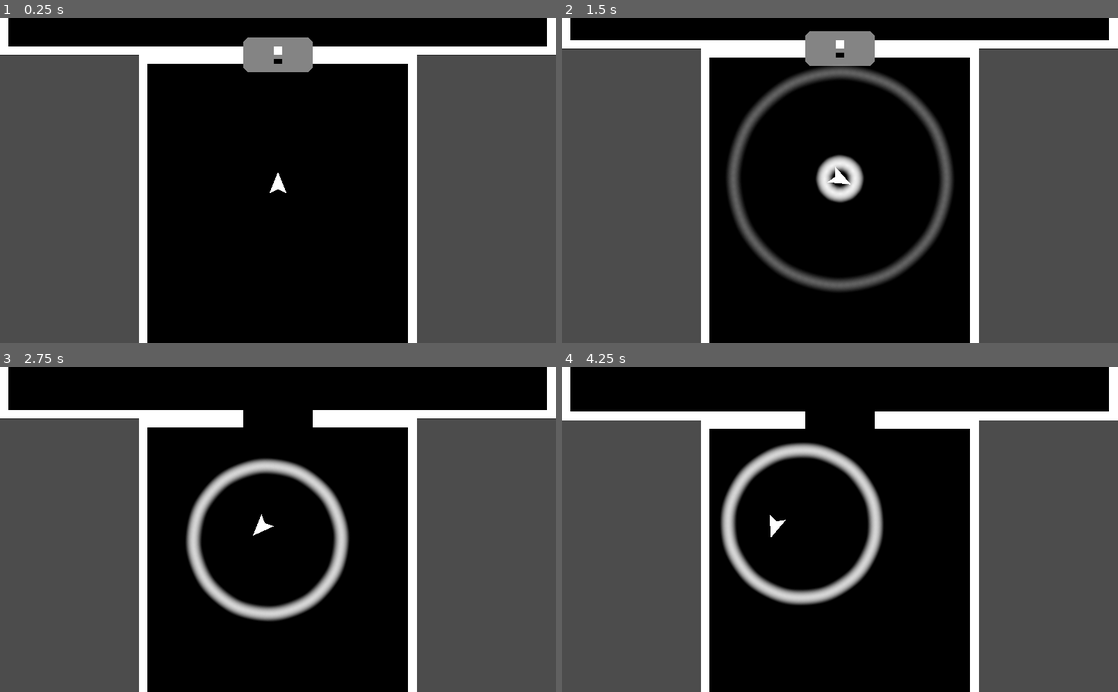
Above: before the commit, frames 1-4 (two rows, left to right).
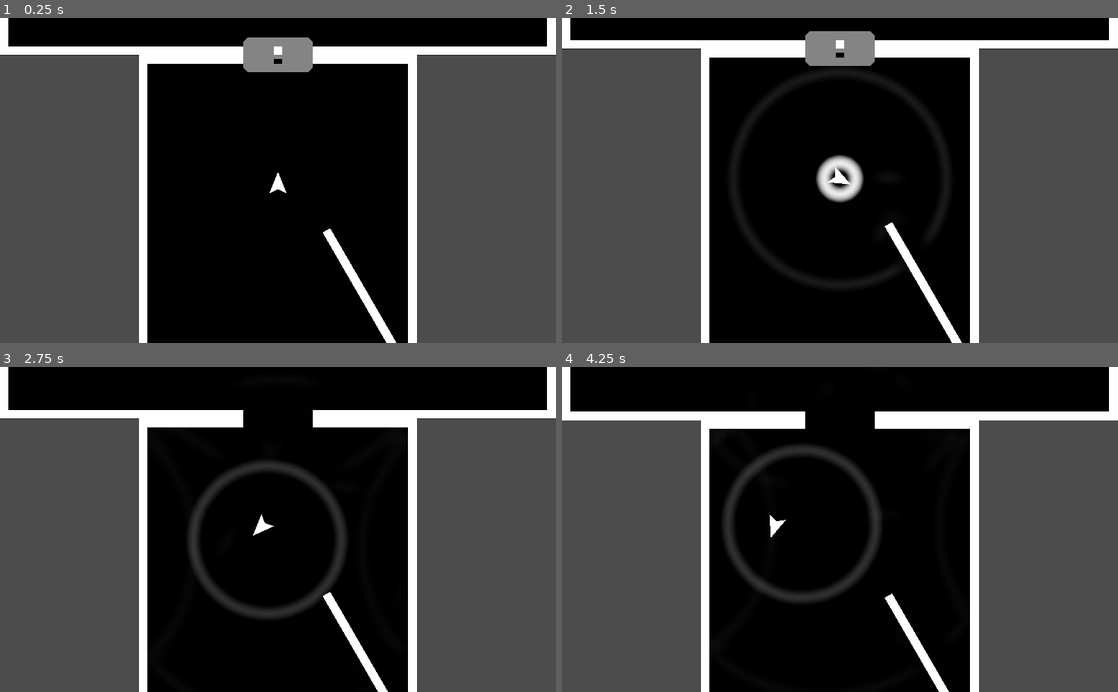
Above: after the commit, the same moments.

Repository: kwikrick/Ping
Game: Godot game, scene res://Main.tscn
Same seed, same stepped clock (60 frames per second), same inputs: the game is played once before the commit and once after it.
Inputs:
- Up to frame 1 (0.25 s): no input
- Up to frame 2 (1.5 s): tap Enter at 0.5 s; hold Right (steer_right) 0.53-1.28 s; tap Space (ping) at 0.6, 1.35 s; hold S (move_back) from 1.28 s (still down)
- Up to frame 3 (2.75 s): release S (move_back) at 2.03 s; hold Right (steer_right) from 2.03 s (still down); tap Space (ping) at 2.1 s
- Up to frame 4 (4.25 s): release Right (steer_right) at 2.78 s; hold W (move_forward) 2.78-3.53 s; tap Space (ping) at 2.85, 3.6 s; hold A (steer_left) from 3.53 s (still down)

The runs differ from the first frame. In frame 1, 0.6% of the frame differs, in the area x 58-72%, y 64-100%; in frame 2, 5.0%, in the area x 29-72%, y 14-100%; in frame 3, 4.5%; in frame 4, 4.4%.

Commit message:
added reflections

Diff:
--- a/Door.gd
+++ b/Door.gd
@@ -36,14 +36,18 @@
 	if locks.size()>=1:
 		locks[0].activate()
 
-func _on_Area2D_area_entered(area):
-	if not area is Wavelet:
+
+func _on_Area2D_body_entered(body):
+	if not body is Wavelet:
 		return
+
+	var wave=body
+	wave.queue_free()
 
 	if open:
 		return
 
-	var key = area.note.key;
+	var key = wave.note.key;
 	if key in ignore_note_timer:
 		return
 
@@ -54,7 +58,7 @@
 	timer.one_shot=true
 	timer.start(0.5)
 
-	var note = area.note
+	var note = wave.note
 	var n = locks.size()
 	for i in range(n):
 		var lock=locks[i]
--- a/Door.tscn
+++ b/Door.tscn
@@ -30,7 +30,7 @@
 
 [node name="CollisionPolygon2D" type="CollisionPolygon2D" parent="Body/Area2D"]
 position = Vector2( -64, -32 )
-polygon = PoolVector2Array( 8, 0, 120, 0, 128, 8, 128, 56, 120, 64, 8, 64, 0, 56, 0, 8 )
+polygon = PoolVector2Array( 8, -4, 120, -4, 132, 8, 132, 56, 120, 68, 8, 68, -4, 56, -4, 8 )
 
 [node name="OpenTimer" type="Timer" parent="."]
 wait_time = 0.5
@@ -41,5 +41,6 @@
 one_shot = true
 
 [connection signal="area_entered" from="Body/Area2D" to="." method="_on_Area2D_area_entered"]
+[connection signal="body_entered" from="Body/Area2D" to="." method="_on_Area2D_body_entered"]
 [connection signal="timeout" from="OpenTimer" to="." method="_on_OpenTimer_timeout"]
 [connection signal="timeout" from="LockTimer" to="." method="_on_LockTimer_timeout"]
--- a/FixedTransponder.gd
+++ b/FixedTransponder.gd
@@ -52,10 +52,13 @@
 	$AudioStreamPlayer.play()
 
 
-func _on_Area2D_area_entered(area):
-	if area is Wavelet and area.source!=self:
-		if area.note.key == receive_key:
-			ping()
+func _on_Area2D_body_entered(body):
+	if body is Wavelet:
+		var wave=body
+		if wave.source!=self:
+			#wave.queue_free()
+			if wave.note.key == receive_key:
+				ping()
 
 func _on_Timer_timeout():
 	ready=true
--- a/FixedTransponder.tscn
+++ b/FixedTransponder.tscn
@@ -27,8 +27,7 @@
 [node name="Area2D" type="Area2D" parent="."]
 
 [node name="CollisionPolygon2D2" type="CollisionPolygon2D" parent="Area2D"]
-visible = false
-polygon = PoolVector2Array( -8, -16, 0, -16, 8, -16, 16, -8, 16, 0, 16, 8, 8, 16, 0, 16, -8, 16, -16, 8, -16, -8 )
+polygon = PoolVector2Array( -8, -20, 8, -20, 20, -8, 20, 8, 8, 20, -8, 20, -20, 8, -20, -8 )
 
 [node name="AudioStreamPlayer" type="AudioStreamPlayer" parent="."]
 stream = ExtResource( 2 )
@@ -40,5 +39,5 @@
 [node name="Polygon2D" type="Polygon2D" parent="."]
 polygon = PoolVector2Array( 16, -6, 48, -6, 48, 6, 48, 6, 16, 6 )
 
-[connection signal="area_entered" from="Area2D" to="." method="_on_Area2D_area_entered"]
+[connection signal="body_entered" from="Area2D" to="." method="_on_Area2D_body_entered"]
 [connection signal="timeout" from="Timer" to="." method="_on_Timer_timeout"]
--- a/FreeTransponder.tscn
+++ b/FreeTransponder.tscn
@@ -4,6 +4,8 @@
 [ext_resource path="res://assets/38700__elanhickler__archi-sonar-01.wav" type="AudioStream" id=2]
 
 [node name="FreeTransponder" type="RigidBody2D"]
+collision_layer = 4
+collision_mask = 5
 linear_damp = 1.0
 script = ExtResource( 1 )
 
@@ -28,8 +30,7 @@
 [node name="Area2D" type="Area2D" parent="."]
 
 [node name="CollisionPolygon2D2" type="CollisionPolygon2D" parent="Area2D"]
-visible = false
-polygon = PoolVector2Array( -8, -16, 0, -16, 8, -16, 16, -8, 16, 0, 16, 8, 8, 16, 0, 16, -8, 16, -16, 8, -16, -8 )
+polygon = PoolVector2Array( -8, -20, 8, -20, 20, -8, 20, -8, 20, 8, 20, 8, 8, 20, 0, 20, -8, 20, -20, 8, -20, -8 )
 
 [node name="AudioStreamPlayer" type="AudioStreamPlayer" parent="."]
 stream = ExtResource( 2 )
@@ -39,4 +40,5 @@
 one_shot = true
 
 [connection signal="area_entered" from="Area2D" to="." method="_on_Area2D_area_entered"]
+[connection signal="body_entered" from="Area2D" to="." method="_on_Area2D_body_entered"]
 [connection signal="timeout" from="Timer" to="." method="_on_Timer_timeout"]
--- a/Main.tscn
+++ b/Main.tscn
@@ -19,9 +19,6 @@
 [node name="Main" type="Node2D"]
 
 [node name="Room0" type="Node2D" parent="."]
-__meta__ = {
-"_edit_group_": true
-}
 
 [node name="Background" type="Polygon2D" parent="Room0"]
 position = Vector2( 0, 568 )
@@ -40,6 +37,7 @@
 
 [node name="Wall11" type="StaticBody2D" parent="Room0"]
 position = Vector2( 0, 592 )
+collision_layer = 4
 physics_material_override = SubResource( 2 )
 __meta__ = {
 "_edit_group_": true
@@ -54,11 +52,28 @@
 [node name="Wall13" type="StaticBody2D" parent="Room0"]
 position = Vector2( 256, 1144 )
 physics_material_override = SubResource( 2 )
+__meta__ = {
+"_edit_group_": true
+}
 
 [node name="Polygon2D" type="Polygon2D" parent="Room0/Wall13"]
 polygon = PoolVector2Array( 0, 0, 512, 0, 512, 16, 0, 16 )
 
 [node name="CollisionPolygon2D" type="CollisionPolygon2D" parent="Room0/Wall13"]
+polygon = PoolVector2Array( 0, 0, 512, 0, 512, 16, 0, 16 )
+
+[node name="Wall14" type="StaticBody2D" parent="Room0"]
+position = Vector2( 608, 912 )
+rotation = 1.0472
+physics_material_override = SubResource( 2 )
+__meta__ = {
+"_edit_group_": true
+}
+
+[node name="Polygon2D" type="Polygon2D" parent="Room0/Wall14"]
+polygon = PoolVector2Array( 0, 0, 512, 0, 512, 16, 0, 16 )
+
+[node name="CollisionPolygon2D" type="CollisionPolygon2D" parent="Room0/Wall14"]
 polygon = PoolVector2Array( 0, 0, 512, 0, 512, 16, 0, 16 )
 
 [node name="Wall12" type="StaticBody2D" parent="Room0"]
--- a/Player.gd
+++ b/Player.gd
@@ -52,7 +52,7 @@
 	set_applied_force(Vector2(0,0))
 	set_applied_torque(0)
 
-	add_force(Vector2(0,0),impulse*delta)
+	add_force(Vector2(0,0),impulse)
 	impulse=Vector2(0,0)
 
 	# get and compute some directions and velocities
@@ -101,7 +101,11 @@
 	add_force(Vector2(0,0),right_friction_force)
 	add_torque(angular_friction_torque)
 
-func _on_Area2D_area_entered(area):
-	if area is Wavelet and area.source!=self:
-		var angle = area.get_global_rotation()
-		impulse += Vector2(area.impulse,0).rotated(angle)
+
+func _on_Area2D_body_entered(body):
+	if body is Wavelet:
+		var wave=body
+		if wave.source!=self:
+			var angle = wave.get_global_rotation()
+			impulse += Vector2(wave.impulse*wave.energy,0).rotated(angle)
+			wave.queue_free()
--- a/Player.tscn
+++ b/Player.tscn
@@ -4,6 +4,8 @@
 [ext_resource path="res://assets/38700__elanhickler__archi-sonar-01.wav" type="AudioStream" id=2]
 
 [node name="Player" type="RigidBody2D"]
+collision_layer = 4
+collision_mask = 5
 script = ExtResource( 1 )
 
 [node name="CollisionPolygon2D" type="CollisionPolygon2D" parent="."]
@@ -20,4 +22,4 @@
 [node name="CollisionPolygon2D" type="CollisionPolygon2D" parent="Area2D"]
 polygon = PoolVector2Array( -16, 16, 0, -24, 16, 16, 0, 8 )
 
-[connection signal="area_entered" from="Area2D" to="." method="_on_Area2D_area_entered"]
+[connection signal="body_entered" from="Area2D" to="." method="_on_Area2D_body_entered"]
--- a/Transponder.gd
+++ b/Transponder.gd
@@ -57,15 +57,27 @@
 	set_applied_force(Vector2(0,0))
 	set_applied_torque(0)
 
-	add_force(Vector2(0,0),impulse*delta)
+	add_force(Vector2(0,0),impulse)
 	impulse=Vector2(0,0)
 
-func _on_Area2D_area_entered(area):
-	if area is Wavelet and area.source!=self:
-		var angle = area.get_global_rotation()
-		impulse += Vector2(area.impulse,0).rotated(angle)
-		if area.note.key == receive_key:
-			ping()
+#func _on_Area2D_area_entered(area):
+#	if area is Wavelet and area.source!=self:
+#		var angle = area.get_global_rotation()
+#		impulse += Vector2(area.impulse,0).rotated(angle)
+#		if area.note.key == receive_key:
+#			ping()
 
 func _on_Timer_timeout():
 	ready=true
+
+
+
+func _on_Area2D_body_entered(body):
+	if body is Wavelet:
+		var wave=body
+		if body.source!=self:
+			var angle = wave.get_global_rotation()
+			impulse += Vector2(wave.impulse*wave.energy,0).rotated(angle)
+			wave.queue_free()
+			if wave.note.key == receive_key:
+				ping()
--- a/Wavelet.gd
+++ b/Wavelet.gd
@@ -1,4 +1,4 @@
-extends Area2D
+extends KinematicBody2D
 class_name Wavelet
 
 const Note = preload("Note.gd")
@@ -12,8 +12,9 @@
 var a1=-PI/10
 var a2=PI/10
 var source = null
-var impulse = 100000
+var impulse = 10000
 var age = 0.0
+var energy=1.0
 
 
 func _ready():
@@ -28,8 +29,11 @@
 		split()
 
 	age+=delta
+	#if age > max_age:
+	#	queue_free()
 
-	if age > max_age:
+	energy=energy*pow(0.25,delta)
+	if energy < 0.01:
 		queue_free()
 
 	#var angle = get_global_rotation();
@@ -38,11 +42,33 @@
 	p1+=Vector2(speed,0).rotated(a1);
 	p2+=Vector2(speed,0).rotated(a2);
 
-	var p = (p1+p2)/2
-	var a = a1+(fmod(a2-a1,PI)/2)
-	set_global_transform(Transform2D(a,p))
+	var newpos = (p1+p2)/2
+	var newangle = a1+(fmod(a2-a1,PI)/2)
 
-	var alpha = 1.0-(age/max_age)
+	set_global_rotation(newangle);
+	var oldpos = get_global_position()
+	var collision = move_and_collide(newpos-oldpos)
+
+	if collision !=null and collision.collider != source:
+		oldpos = newpos
+		newpos = get_global_position()
+		var oldangle = newangle
+		var colangle = collision.normal.angle()
+		newangle = colangle+(colangle-oldangle)*2
+		#newangle = oldangle+PI
+		#newangle = colangle
+		set_global_rotation(newangle);
+		p1 = newpos + (p1-oldpos).rotated(newangle-oldangle)
+		p2 = newpos + (p2-oldpos).rotated(newangle-oldangle)
+		a1 = a1+(newangle-oldangle)
+		a2 = a2+(newangle-oldangle)
+		source=collision.collider
+		# move a bit further
+
+
+
+	#var alpha = 1.0-(age/max_age)
+	var alpha = energy
 	var color=note.color()
 	self.modulate=Color(color.r,color.g,color.b,alpha)
 
@@ -54,6 +80,7 @@
 
 	var wavelet1 = duplicate()
 	wavelet1.age=age
+	wavelet1.energy=energy/2
 	wavelet1.p1 = p1
 	wavelet1.p2 = p
 	wavelet1.a1 = a1
@@ -65,6 +92,7 @@
 
 	var wavelet2 = duplicate()
 	wavelet2.age=age
+	wavelet2.energy=energy/2
 	wavelet2.p1 = p
 	wavelet2.p2 = p2
 	wavelet2.a1 = a
@@ -76,6 +104,6 @@
 
 
 
-func _on_Wavelet_body_entered(body):
-	if body != source:
-		queue_free()
+#func _on_Wavelet_body_entered(body):
+#	if body != source:
+#		queue_free()
--- a/Wavelet.tscn
+++ b/Wavelet.tscn
@@ -6,7 +6,8 @@
 [sub_resource type="CircleShape2D" id=1]
 radius = 8.0
 
-[node name="Wavelet" type="Area2D"]
+[node name="Wavelet" type="KinematicBody2D"]
+collision_layer = 2
 script = ExtResource( 2 )
 
 [node name="CollisionShape2D" type="CollisionShape2D" parent="."]
@@ -16,5 +17,3 @@
 [node name="Sprite" type="Sprite" parent="."]
 scale = Vector2( 0.125, 0.25 )
 texture = ExtResource( 1 )
-
-[connection signal="body_entered" from="." to="." method="_on_Wavelet_body_entered"]
--- a/project.godot
+++ b/project.godot
@@ -44,7 +44,7 @@
 "language": "GDScript",
 "path": "res://Transponder.gd"
 }, {
-"base": "Area2D",
+"base": "KinematicBody2D",
 "class": "Wavelet",
 "language": "GDScript",
 "path": "res://Wavelet.gd"
